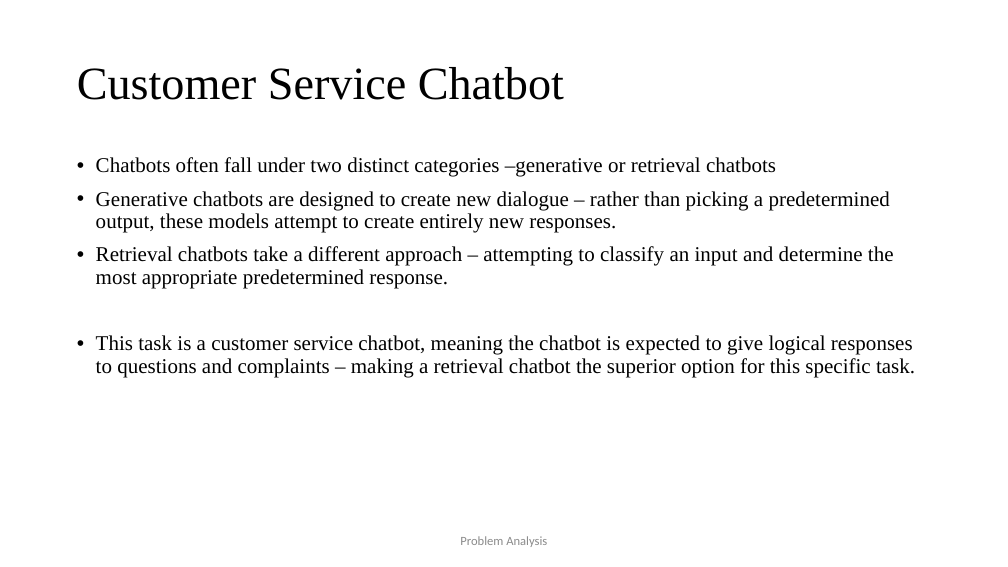
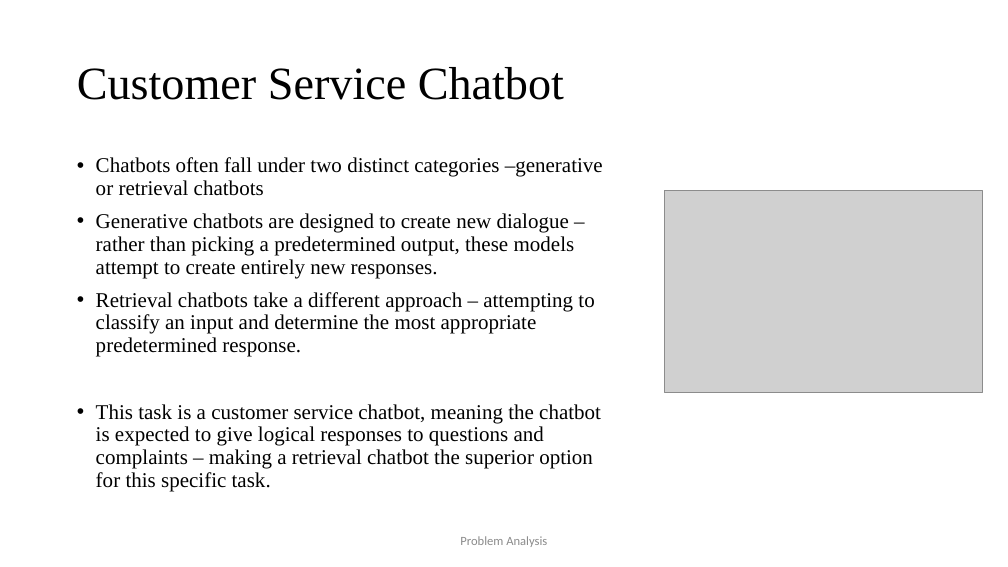
Before and after one commit to JaVonox/AIChatbot, a slide deck: slide 3 of Documentation/100505349.pptx. Drawn at 1008x567 pixels with LibreOffice and Linux fonts; fonts in the diff are those of the drawing; grey boxes stand for pictures. Boxes give left, top, right and bottom in pixels: in the first picture for what was removed or moved away, otherwise in the second. Text is boxed around its words. In the diff, an @@ line names an element or a change of style, - is before the commit and + after.

```diff
--- a/Documentation/100505349.pptx
+++ b/Documentation/100505349.pptx
@@ text "Chatbots often fall under two ..." rewrapped from bbox=[96, 157, 915, 378] to bbox=[96, 157, 603, 491] @@
@@ picture added at bbox=[665, 191, 982, 392] @@
```
Also in this commit, not shown: 3 other slides changed, 3 other files.
